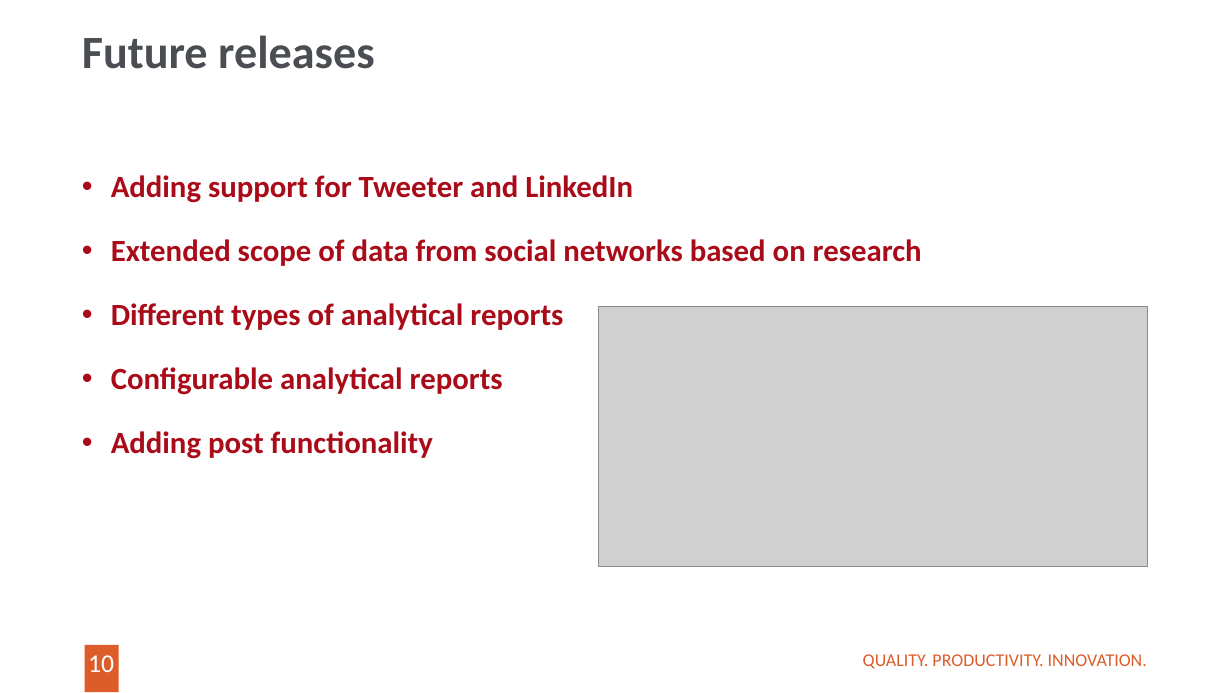
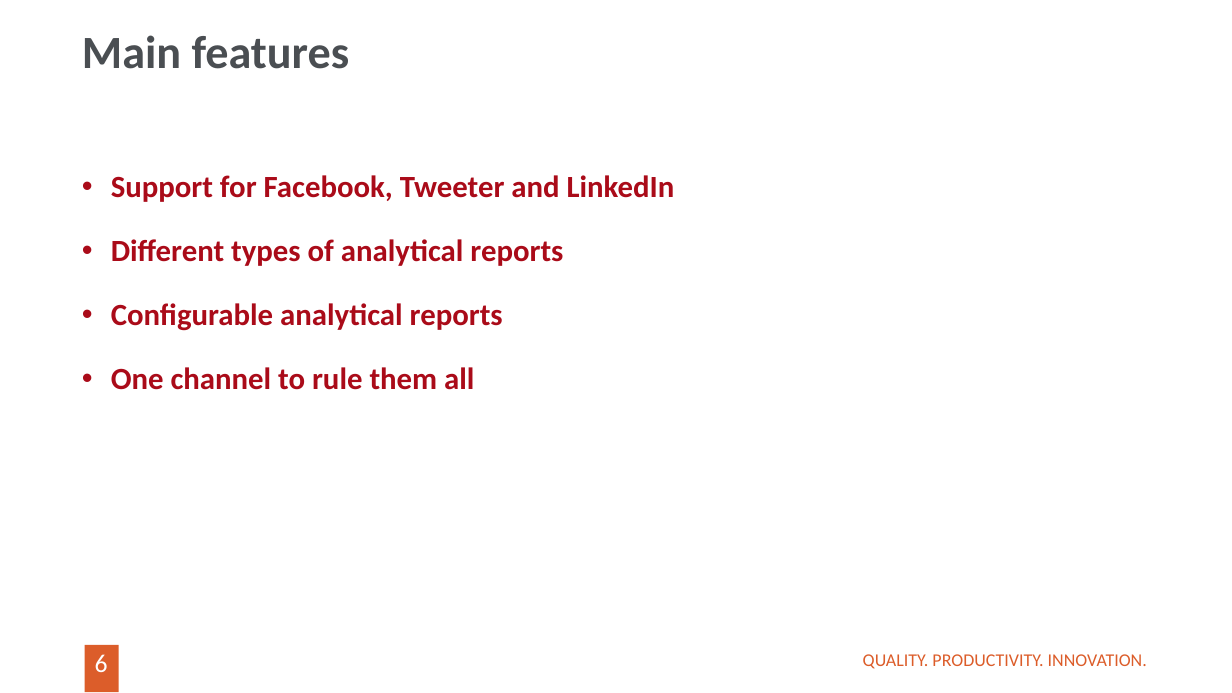
Before and after one commit to kvatrom/tarapana, a slide deck: slide 6 of Tarapana/presentation/Endava Social Analyzer V2.0.pptx (slide 10 before the commit). Drawn at 1232x693 pixels with LibreOffice and Linux fonts; fonts in the diff are those of the drawing; grey boxes stand for pictures; background and template pictures are left out. Boxes give left, top, right and bottom in pixels: in the first picture for what was removed or moved away, otherwise in the second. Text is boxed around its words. In the diff, an @@ line names an element or a change of style, - is before the commit and + after.

Commit message:
Presentation final version

```diff
--- a/Tarapana/presentation/Endava Social Analyzer V2.0.pptx
+++ b/Tarapana/presentation/Endava Social Analyzer V2.0.pptx
@@ title at (82,35,350,69): text changed @@
-Future releases
+Main features
@@ text at (111,175,675,202): text changed @@
-• Adding support for Tweeter and LinkedIn
-• Extended scope of data from social networks based on research
+• Support for Facebook, Tweeter and LinkedIn
@@ picture removed at (599,307,1148,567) @@
@@ page number at (594,331,639,362): text changed @@
-10
+6
@@ text at (111,367,474,390): text changed @@
-• Adding post functionality
+• One channel to rule them all
@@ page number at (95,654,108,672): text changed @@
-10
+6
```
Also in this commit, not shown: 5 other slides changed.
